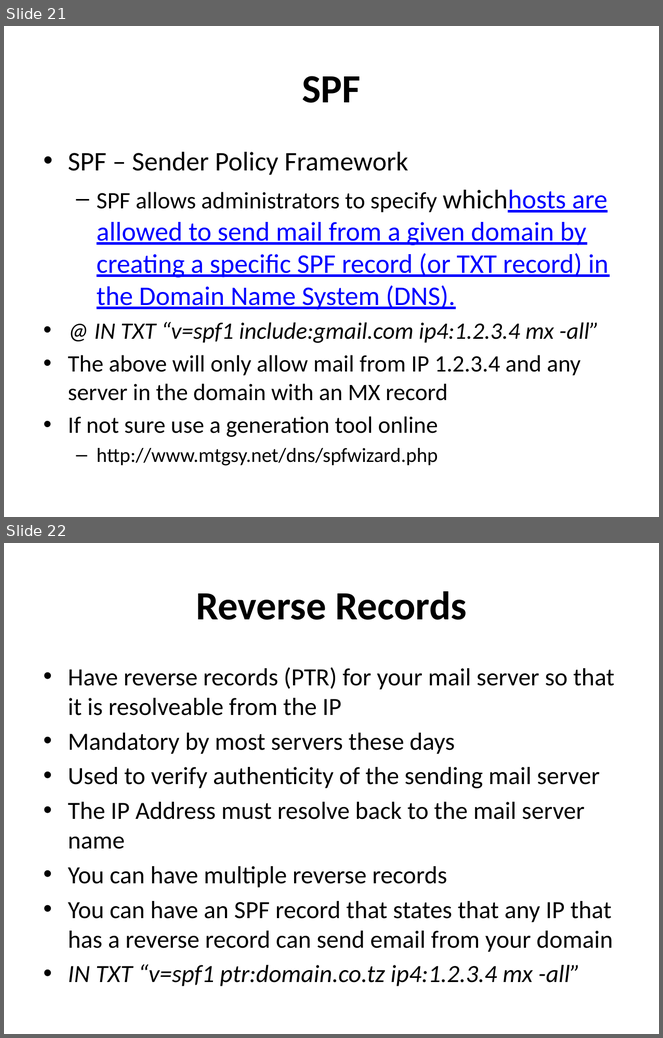
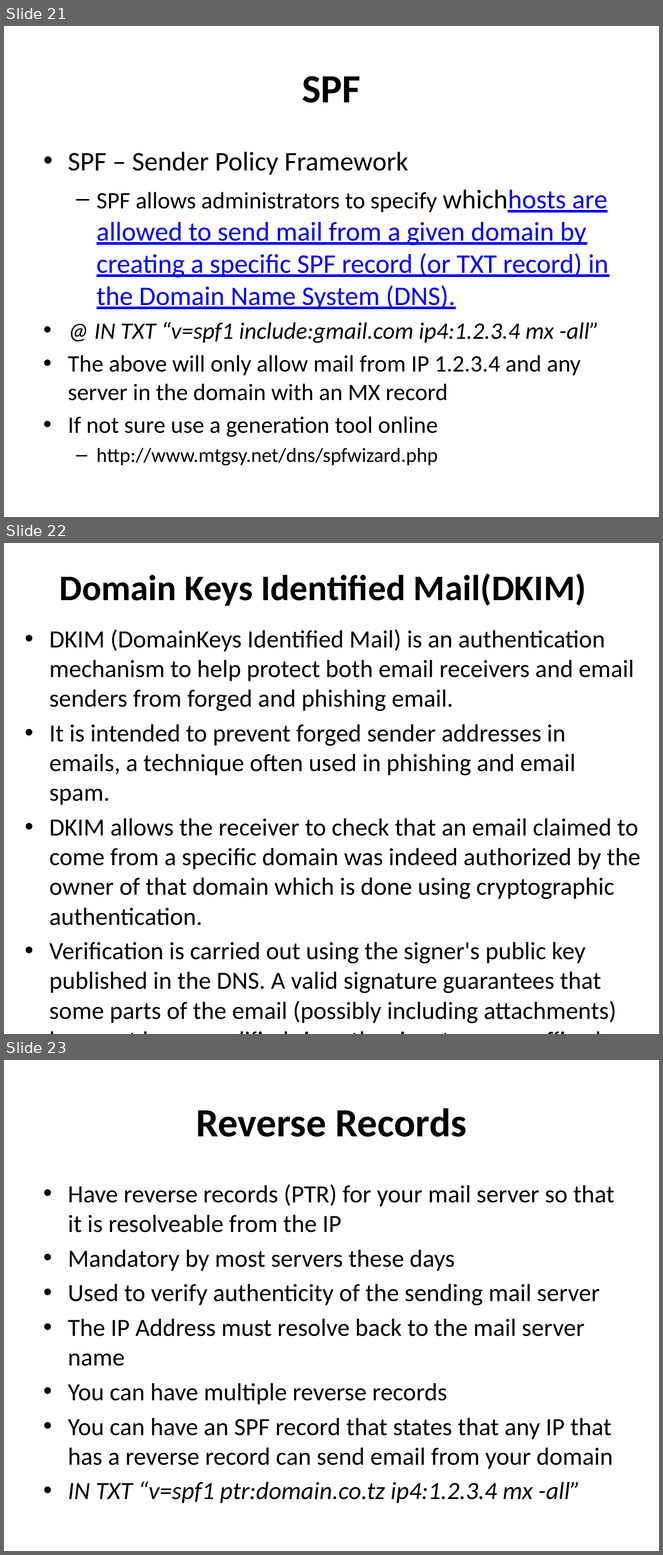
Before and after one commit to afnog/sse, a slide deck: postfix/postfix-mailgateway-debian.ppt. Shown one above the other, each under a label of ours: slides 21 and 22 before the commit, slides 21, 22 and 23 after it. The pictures are 663x1038 and 663x1555 pixels, drawn with LibreOffice and Linux fonts; fonts in the diff are those of the drawing. Boxes give left, top, right and bottom in pixels: in the first picture for what was removed or moved away, otherwise in the second. Text is boxed around its words. In the diff, an @@ line names an element or a change of style, - is before the commit and + after.

Commit message:
/ ‘postfix/postfix-mailgateway-debian.ppt’

```diff
--- a/postfix/postfix-mailgateway-debian.ppt
+++ b/postfix/postfix-mailgateway-debian.ppt
@@ slide 22 added at (x1=4, y1=543, x2=659, y2=1034), background #FFFFFF @@
@@ title added at (x1=60, y1=573, x2=586, y2=606), 39.6 pt, text #000000, bold @@
+Domain Keys Identified Mail(DKIM)
@@ text added at (x1=49, y1=629, x2=641, y2=1024), 27.2 pt, text #000000 @@
+• DKIM (DomainKeys Identified Mail) is an authentication mechanism to help protect both email receivers and email senders from forged and phishing email.
+• It is intended to prevent forged sender addresses in emails, a technique often used in phishing and email spam.
+• DKIM allows the receiver to check that an email claimed to come from a specific domain was indeed authorized by the owner of that domain which is done using cryptographic authentication.
+• Verification is carried out using the signer's public key published in the DNS. A valid signature guarantees that some parts of the email (possibly including attachments) have not been modified since the signature was affixed
@@ what was slide 22 is now slide 23 @@
```
Also in this commit, not shown: 1 other slide added.
